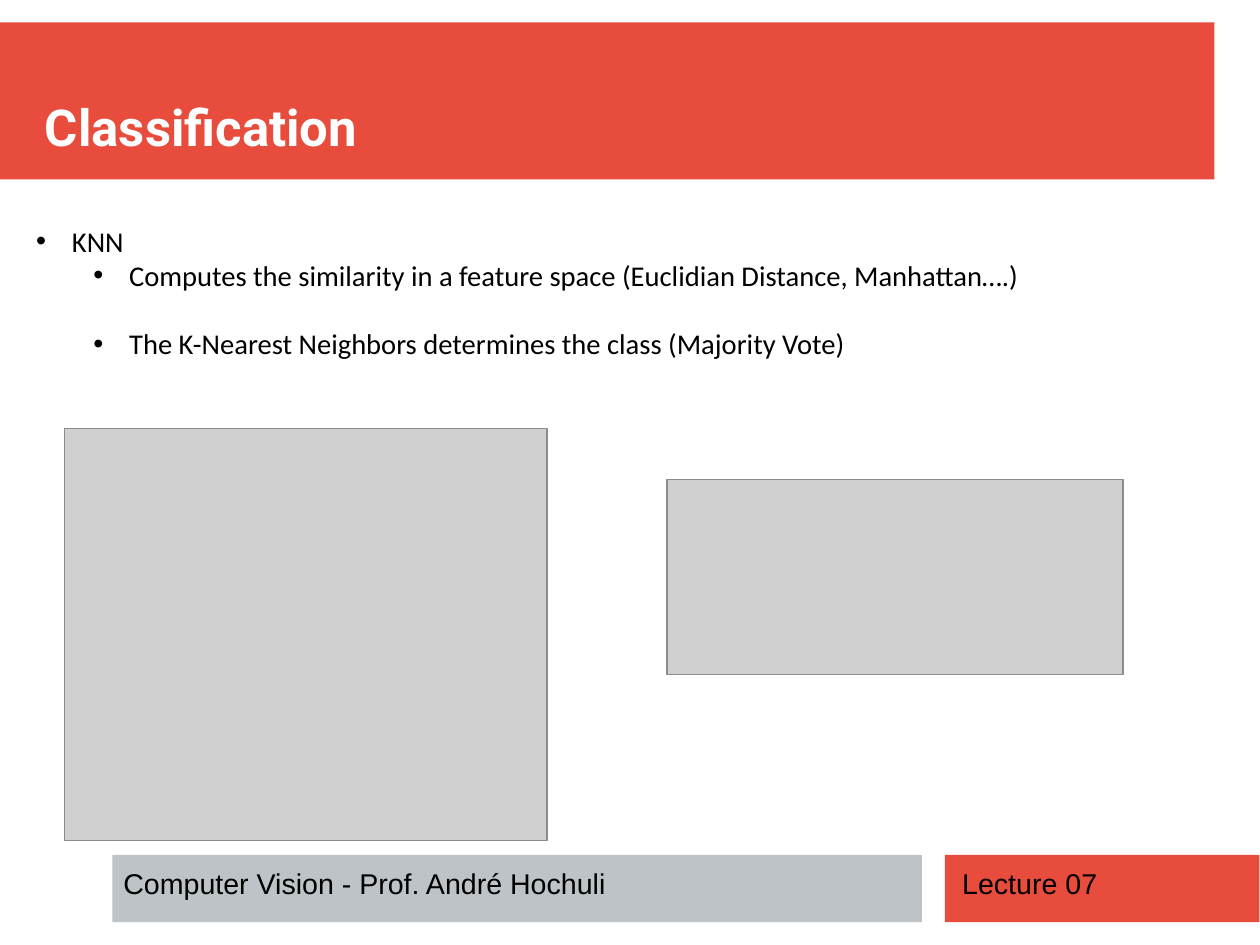
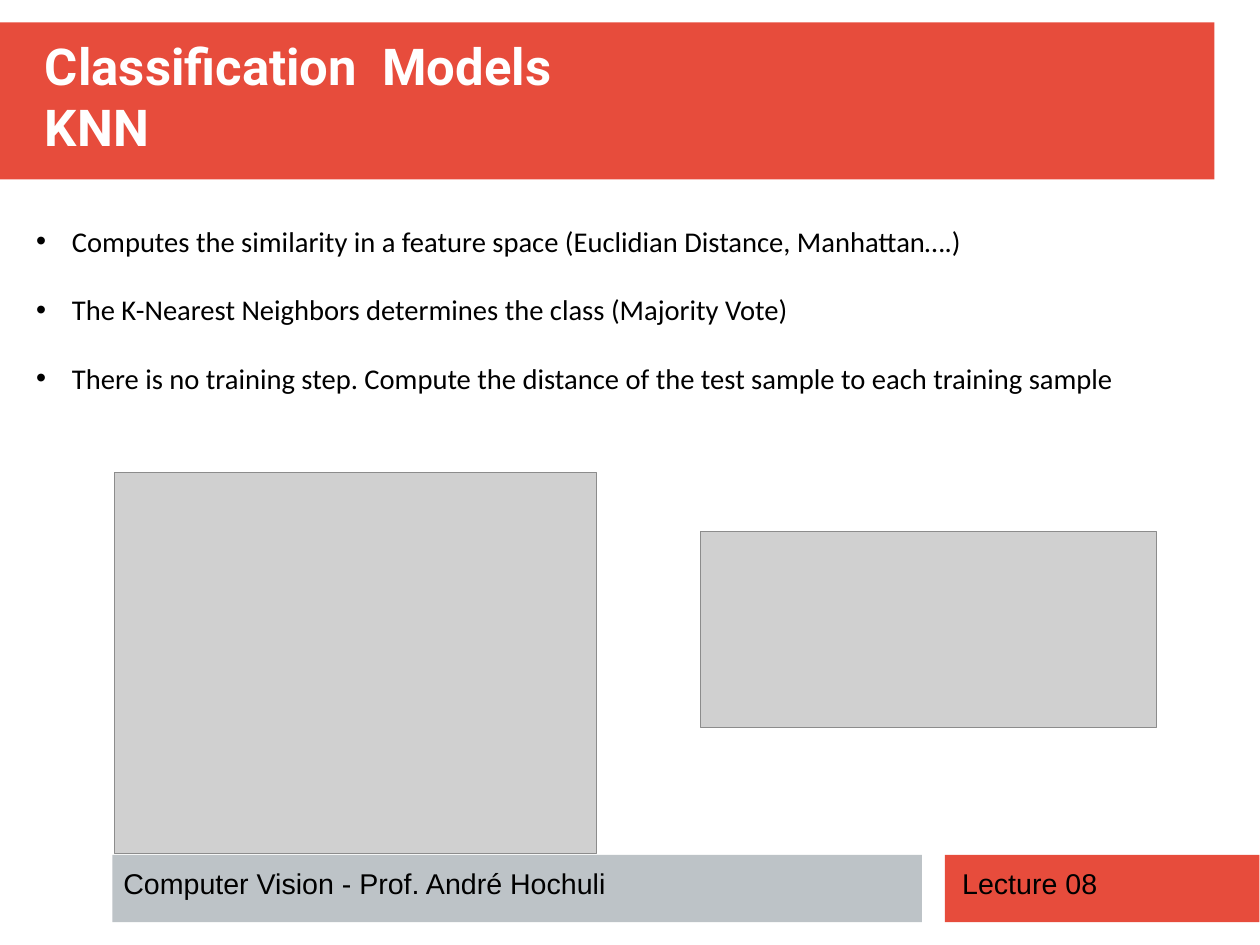
Before and after one commit to andrehochuli/teaching, a slide deck: slide 9 of ComputerVision/Lecture 08 - Classification/Lecture 08 - Classification.pptx (slide 8 before the commit). Drawn at 1260x945 pixels with LibreOffice and Linux fonts; fonts in the diff are those of the drawing; grey boxes stand for pictures. Boxes give left, top, right and bottom in pixels: in the first picture for what was removed or moved away, otherwise in the second. Text is boxed around its words. In the diff, an @@ line names an element or a change of style, - is before the commit and + after.

```diff
--- a/ComputerVision/Lecture 08 - Classification/Lecture 08 - Classification.pptx
+++ b/ComputerVision/Lecture 08 - Classification/Lecture 08 - Classification.pptx
@@ text at [45,46,551,146]: text changed @@
-Classification
+Classification Models
+KNN
@@ text at [72,233,124,252]: paragraph removed @@
-• KNN
@@ text at [72,231,961,325]: list level 2 to 1 in "Computes the similarity in a ..."; list level 2 to 1 in "The K-Nearest Neighbors determines the ..." @@
@@ text at [72,369,1112,394]: paragraph added @@
+• There is no training step. Compute the distance of the test sample to each training sample
@@ picture: place and size @@
-picture at [65,429,548,840]
+picture at [114,472,597,853]
@@ picture: place and size @@
-picture at [668,479,1124,675]
+picture at [701,532,1157,727]
@@ text at [962,874,1097,895]: text changed @@
-Lecture 07
+Lecture 08
```
Also in this commit, not shown: 3 other slides changed, 19 slides added, 5 slides removed.
